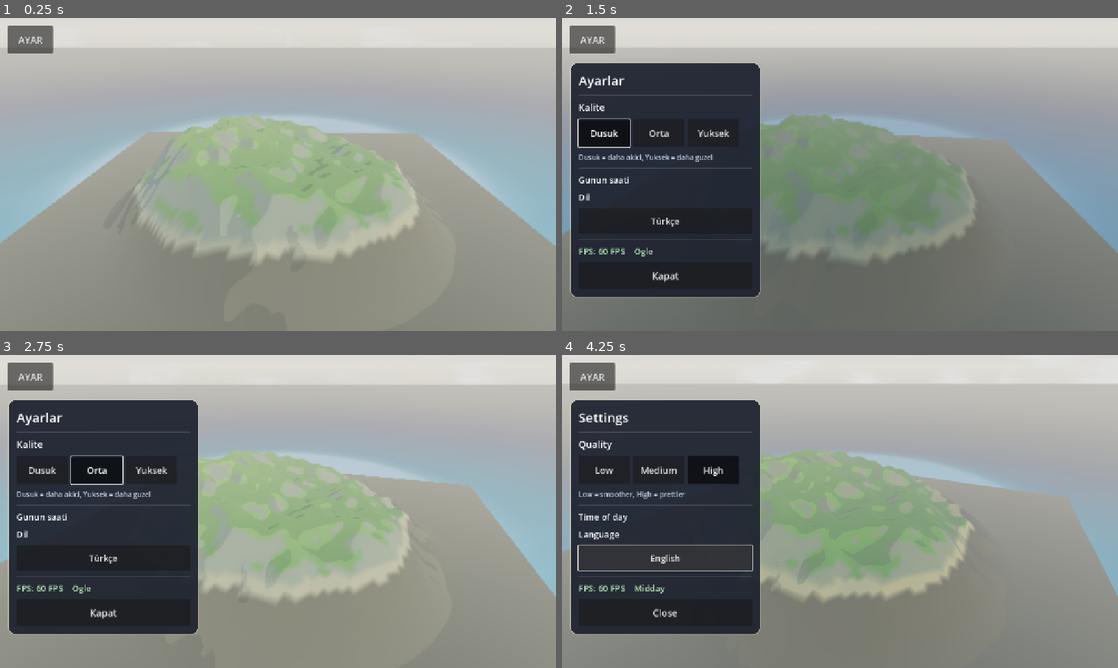
Above: before the commit, frames 1-4 (two rows, left to right).
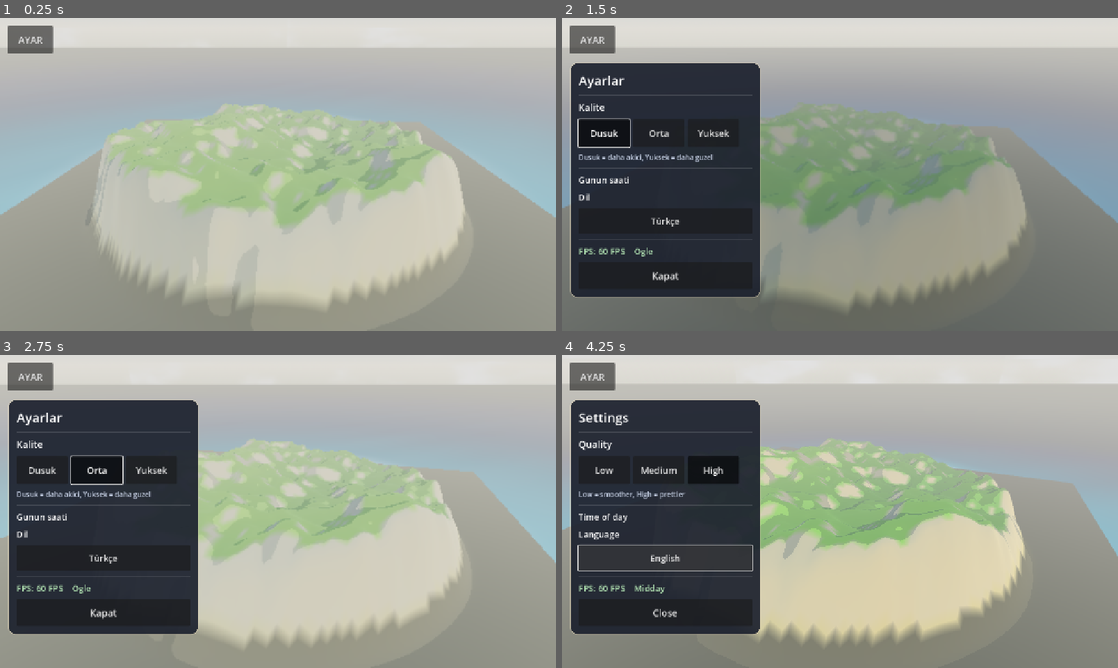
Above: after the commit, the same moments.

Repository: eraslan19j/game
Game: Godot game, scene res://scenes/world/world.tscn
The game is run twice, just before and just after one commit, with the same random seed, the same clock (stepped at 60 frames per second) and the same inputs.
Inputs:
- Up to frame 1 (0.25 s): no input
- Up to frame 2 (1.5 s): click "AYAR" at 0.5 s; click "Dusuk" at 1.25 s
- Up to frame 3 (2.75 s): click "Orta" at 2 s
- Up to frame 4 (4.25 s): click "Yuksek" at 2.75 s; click "Türkçe" at 3.5 s

The runs differ from the first frame. In frame 1, 28% of the frame differs, in the area x 0-100%, y 27-94%; in frame 2, 17%; in frame 3, 20%; in frame 4, 22%.

Commit message:
Fix: ada kenari duz plato + dik kiyi (gri kayalik yamac sorunu), isik kalibrasyonu 0.55/0.18
Co-authored-by: arena-agent <297053741+arena-agent@users.noreply.github.com>

Diff:
--- a/scenes/world/world.tscn
+++ b/scenes/world/world.tscn
@@ -27,7 +27,7 @@
 background_mode = 2
 sky = SubResource("Sky_main")
 ambient_light_source = 3
-ambient_light_energy = 0.05
+ambient_light_energy = 0.18
 ambient_light_sky_contribution = 1.0
 reflected_light_source = 2
 tonemap_mode = 3
--- a/scripts/world/sky_cycle.gd
+++ b/scripts/world/sky_cycle.gd
@@ -10,7 +10,7 @@
 @export var day_length: float = 600.0
 @export var start_phase: float = 0.28
 @export var sun_distance: float = 300.0
-@export var day_light_energy: float = 0.25
+@export var day_light_energy: float = 0.55
 @export var night_light_energy: float = 0.10
 
 # (faz, gokyuzu ust, gokyuzu ufuk, gunes rengi, sis rengi, ortam enerjisi, bulut rengi)
--- a/scripts/world/terrain.gd
+++ b/scripts/world/terrain.gd
@@ -74,14 +74,15 @@
 ## Baska scriptler (agac/kaya yerlestirme, ileride karakter) bunu kullanabilir.
 func height_at(x: float, z: float) -> float:
 	var d := Vector2(x, z).length() / maxf(island_radius, 0.001)
-	var falloff := clampf(1.0 - pow(d, 2.2), 0.0, 1.0)
-	falloff = smoothstep(0.0, 1.0, falloff)
+	# ADA KENARI: duz plato + dik kiyi. Onceki yumusak dusus 74 m genis
+	# kayalik bir yamac olusturup suyu ufka itiyordu.
+	var falloff := smoothstep(1.0, 0.80, d)
 
 	var big := _noise_big.get_noise_2d(x, z)
 	var small := _noise_small.get_noise_2d(x, z)
 	var h := falloff * (base_height + big * hill_amplitude + small * detail_amplitude)
 	# Kiyidan sonra hizli derinlesme: sig sahanligi yerine gercek derin su.
-	h += (falloff - 1.0) * 18.0
+	h += (falloff - 1.0) * 9.0
 	return h + sea_level
 
 
@@ -222,7 +223,8 @@
 		return deep_sand
 	if h < sea_level + 1.0:
 		return sand.lerp(deep_sand, 0.25)
-	if normal_y < 0.78:
-		return rock.lerp(grass_low, 0.25)
+	# Dik kiyi yamaci: kum -> kaya karisimi (gri kitle olusmasin).
+	if normal_y < 0.80:
+		return sand.lerp(rock, 0.55)
 	var t: float = clampf((h - (sea_level + 1.0)) / 16.0, 0.0, 1.0)
 	return grass_low.lerp(grass_high, t)
Binary file changed: ci_screenshot_preview.png
